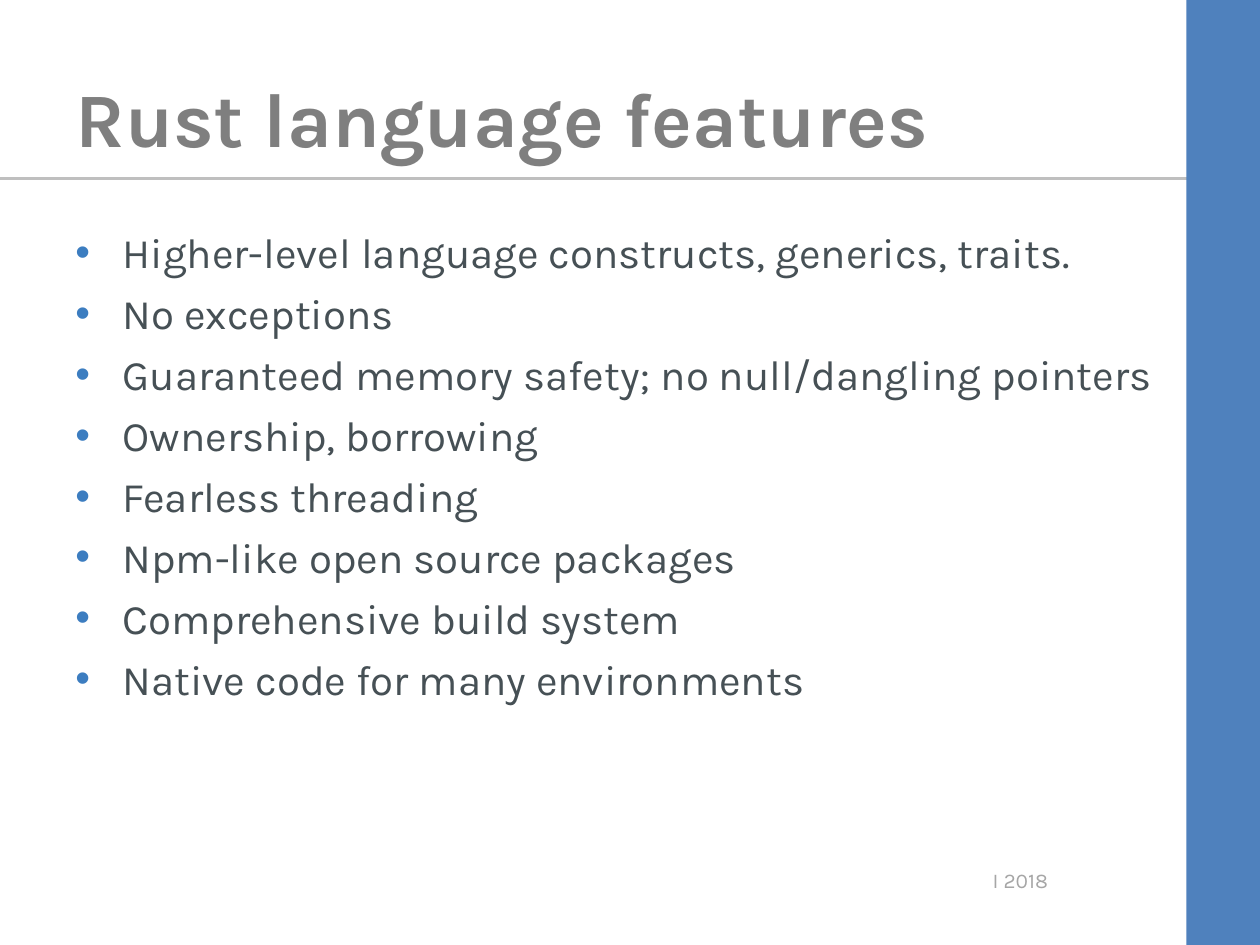
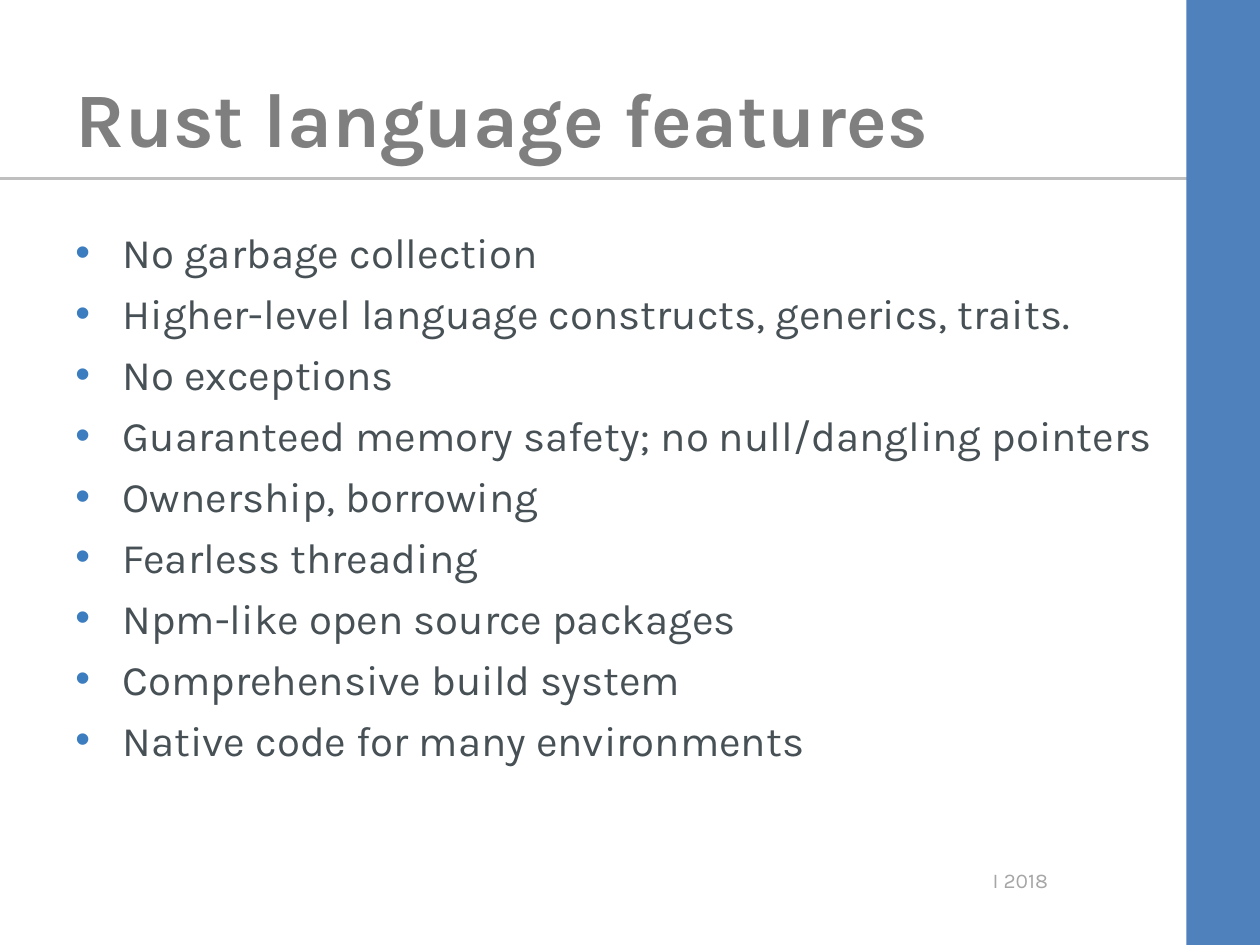
Before and after one commit to kimtuck/WebAssembly, a slide deck: slide 13 of webassembly.ppt (slide 11 before the commit). Drawn at 1260x945 pixels with LibreOffice and Linux fonts; fonts in the diff are those of the drawing; background and template pictures are left out. Boxes give left, top, right and bottom in pixels: in the first picture for what was removed or moved away, otherwise in the second. Text is boxed around its words. In the diff, an @@ line names an element or a change of style, - is before the commit and + after.

```diff
--- a/webassembly.ppt
+++ b/webassembly.ppt
@@ text at (123, 239, 537, 279): paragraph added @@
+• No garbage collection
```
Also in this commit, not shown: 4 other slides changed, 7 slides added, 7 slides removed, 3 other files.
